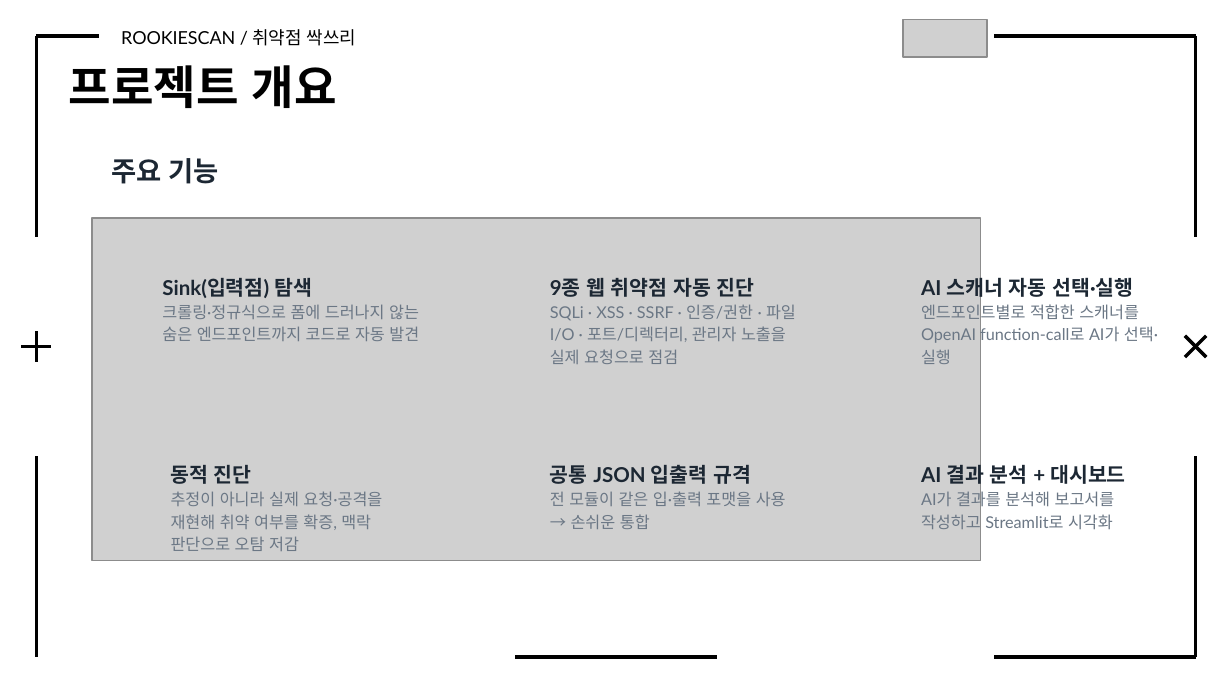
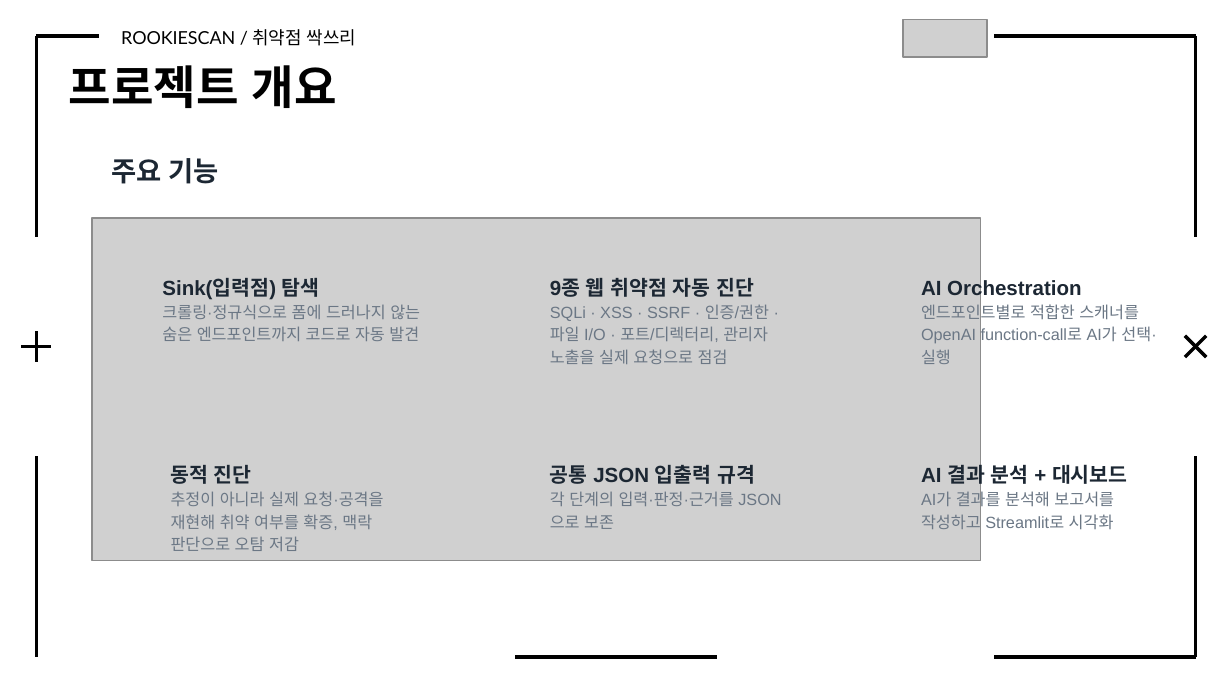
Before and after one commit to Rookies-34-3/Automatic-scanner-tool, a slide deck: slide 4 of 프로젝트 결과보고서_취약점 싹쓰리.pptx. Drawn at 1232x693 pixels with LibreOffice and Linux fonts; fonts in the diff are those of the drawing; grey boxes stand for pictures. Boxes give left, top, right and bottom in pixels: in the first picture for what was removed or moved away, otherwise in the second. Text is boxed around its words. In the diff, an @@ line names an element or a change of style, - is before the commit and + after.

Commit message:
개요, 배경,결과 추가본10:30분

```diff
--- a/프로젝트 결과보고서_취약점 싹쓰리.pptx
+++ b/프로젝트 결과보고서_취약점 싹쓰리.pptx
@@ text at bbox=[921, 279, 1081, 300]: text changed; font Lato to Arial @@
-AI 스캐너 자동 선택·실행
+AI Orchestration
@@ text at bbox=[921, 302, 1156, 343]: font Lato to Arial in "엔드포인트별로 적합한 스캐너를 OpenAI function-call로 AI가 선택·실행" @@
@@ font Lato to Arial in 4 elements at bbox=[162, 278, 420, 341], bbox=[171, 465, 383, 551], bbox=[550, 274, 769, 364], bbox=[921, 462, 1127, 534] @@
@@ text at bbox=[550, 465, 755, 484]: font Lato to Arial in "공통 JSON 입출력 규격" @@
@@ text at bbox=[550, 491, 734, 529]: text changed; font Lato to Arial @@
-전 모듈이 같은 입·출력 포맷을 사용 → 손쉬운 통합
+각 단계의 입력·판정·근거를 JSON으로 보존
```
Also in this commit, not shown: 1 other file.
